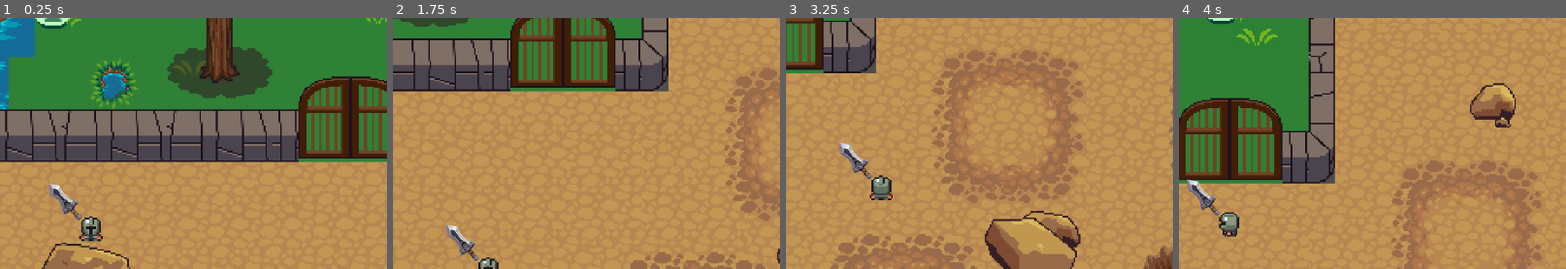
Above: before the commit, frames 1-4 (left to right).
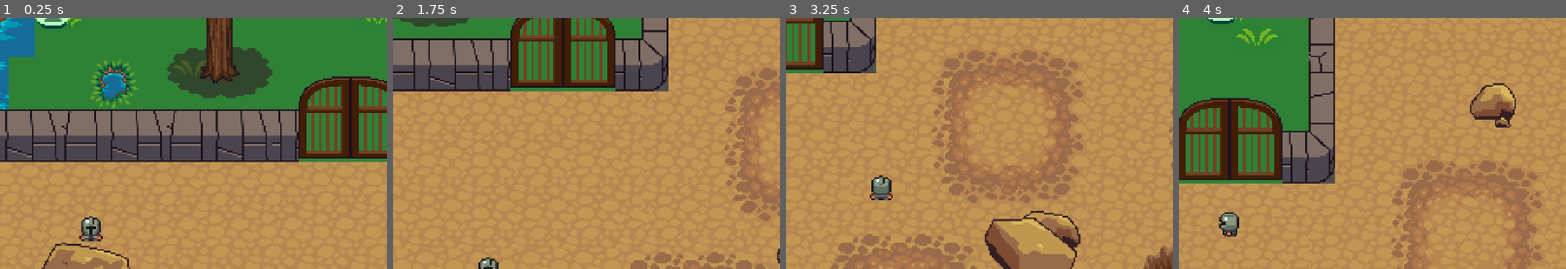
Above: after the commit, the same moments.

Repository: SDSarker/Village_defender
Game: Godot game, scene res://Scene/game.tscn
Two runs of this game, one before a commit and one after it. Both use one fixed random seed, a clock stepped at 60 frames per second and the inputs below.
Inputs:
- Up to frame 1 (0.25 s): no input
- Up to frame 2 (1.75 s): tap Enter at 0.5 s; hold Right (ui_right) 0.53-1.28 s; tap Space (attack) at 0.6, 1.35 s; hold Down (ui_down) from 1.28 s (still down)
- Up to frame 3 (3.25 s): release Down (ui_down) at 2.03 s; hold Right (ui_right) 2.03-2.78 s; tap Space (attack) at 2.1, 2.85 s; hold Up (ui_up) from 2.78 s (still down)
- Up to frame 4 (4 s): release Up (ui_up) at 3.53 s; hold Left (ui_left) from 3.53 s (still down); tap Space (attack) at 3.6 s
The pictures show only the part of the screen within x 38-88%, y 8-58%; the shares and areas given below are measured in that part.

The runs differ from the first frame. In frame 1, 0.5% of the frame differs, in the area x 12-22%, y 66-81%; in frame 2, 0.5%; in frame 3, 0.5%; in frame 4, 0.5%, in the area x 2-11%, y 64-79%.

Commit message:
plyer hit check done

Diff:
--- a/Scene/allien.gd
+++ b/Scene/allien.gd
@@ -16,3 +16,5 @@
 
 func _on_VisibilityNotifier2D_screen_exited():
 	queue_free()  # Remove the alien when it exits the screen
+func hit():
+	pass
--- a/Scene/allien_2.tscn
+++ b/Scene/allien_2.tscn
@@ -82,3 +82,5 @@
 position = Vector2(0, 1.56324)
 sprite_frames = SubResource("SpriteFrames_u74e0")
 animation = &"back"
+frame = 0
+frame_progress = 0.0
--- a/Scene/player.gd
+++ b/Scene/player.gd
@@ -10,6 +10,7 @@
 	velocity = moveDirection * speed
 
 	if Input.is_action_just_pressed("attack"):
+		$Node2D.visible = true
 		animation_player.play("attack")
 		isAttaking = true
 		await animation_player.animation_finished
@@ -36,3 +37,14 @@
 
 func _on_area_2d_area_entered(_area: Area2D) -> void:
 	print("Collided!")
+
+
+func _on_sword_body_entered(body: Node2D) -> void:
+	if body.has_method("hit"):
+		print("worked")
+
+
+
+
+func _on_animation_player_animation_finished(attack) -> void:
+	$Node2D.visible = false
--- a/Scene/player.tscn
+++ b/Scene/player.tscn
@@ -156,6 +156,7 @@
 shape = SubResource("CapsuleShape2D_t1mgy")
 
 [node name="Node2D" type="Node2D" parent="."]
+visible = false
 
 [node name="Sword" parent="Node2D" instance=ExtResource("3_nroi1")]
 position = Vector2(-16.5367, -16.1101)
@@ -166,4 +167,6 @@
 [node name="CollisionShape2D" type="CollisionShape2D" parent="Area2D"]
 shape = SubResource("CircleShape2D_hifrs")
 
+[connection signal="animation_finished" from="AnimationPlayer" to="." method="_on_animation_player_animation_finished"]
+[connection signal="body_entered" from="Node2D/Sword" to="." method="_on_sword_body_entered"]
 [connection signal="area_entered" from="Area2D" to="." method="_on_area_2d_area_entered"]
Not shown: 1 places in Scene/allien_2.tscn that only renumber resources
Not shown: 1 places in Scene/allien_3.tscn that only renumber resources
